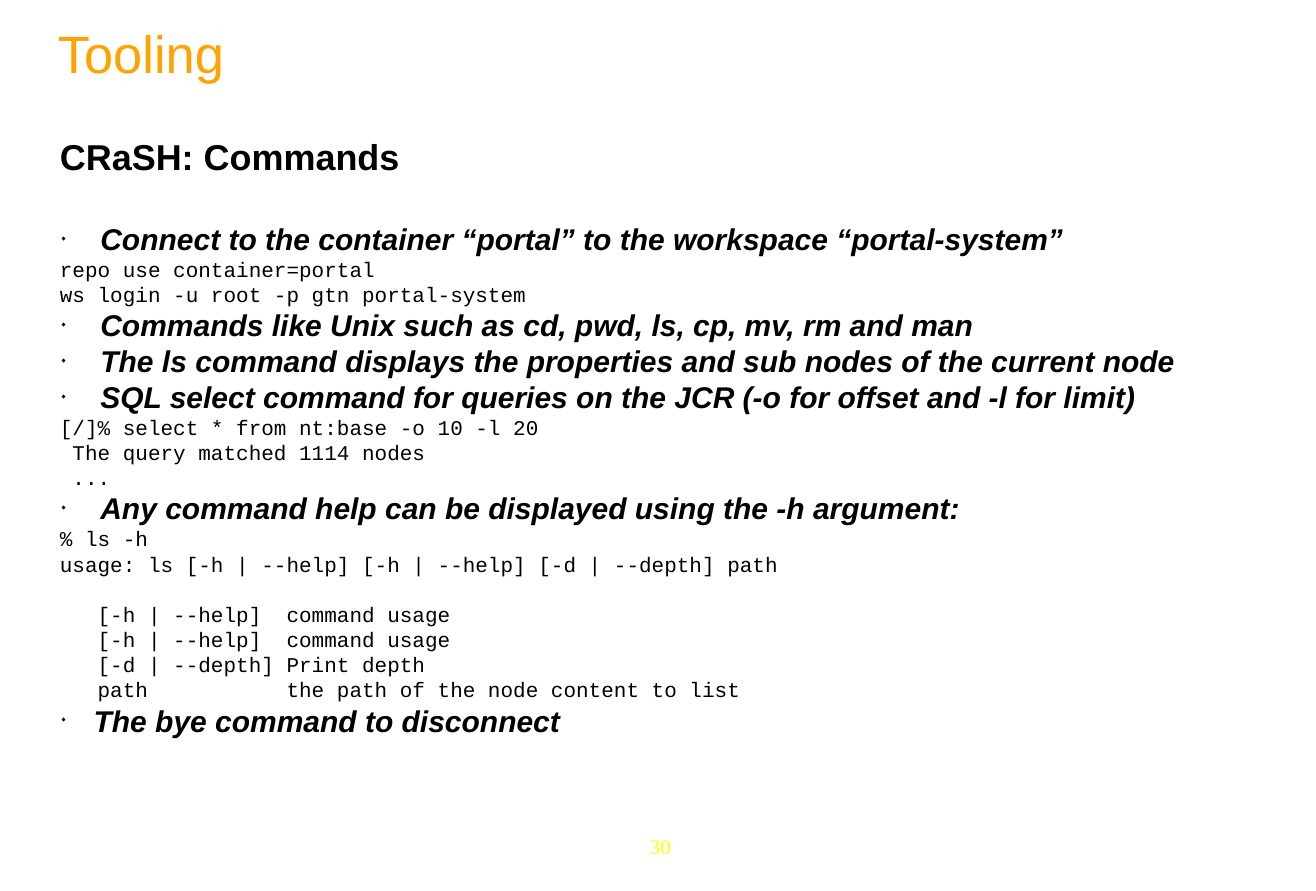
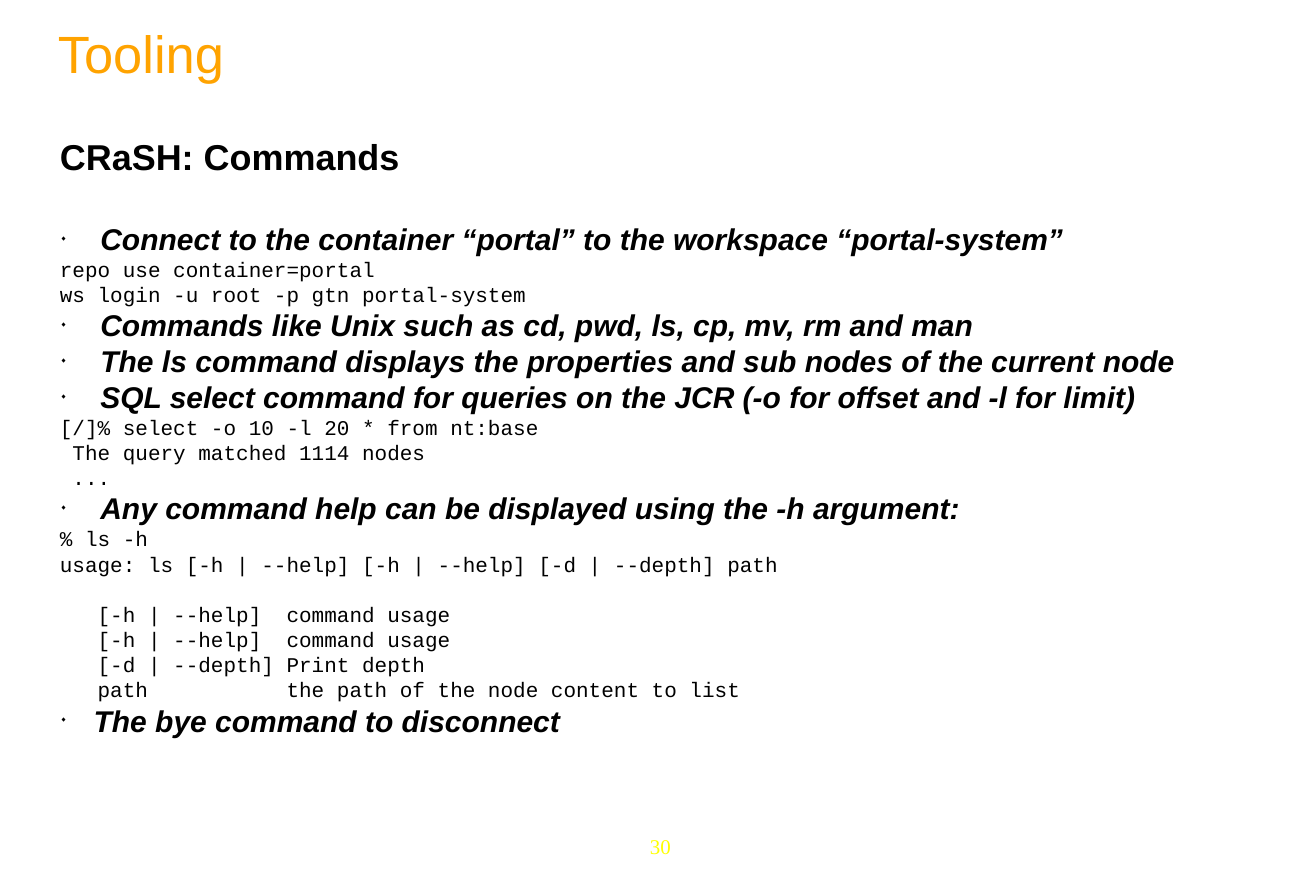
Before and after one commit to anhvurz90/training, a slide deck: slide 30 of JPP6-JCR/Day-4.pptx. Drawn at 1316x891 pixels with LibreOffice and Linux fonts; fonts in the diff are those of the drawing; background and template pictures are left out. Boxes give left, top, right and bottom in pixels: in the first picture for what was removed or moved away, otherwise in the second. Text is boxed around its words. In the diff, an @@ line names an element or a change of style, - is before the commit and + after.

```diff
--- a/JPP6-JCR/Day-4.pptx
+++ b/JPP6-JCR/Day-4.pptx
@@ text at box(123, 420, 538, 436): text changed @@
-[/]% select * from nt:base -o 10 -l 20
+[/]% select -o 10 -l 20 * from nt:base
```
Also in this commit, not shown: 3 other slides changed.
